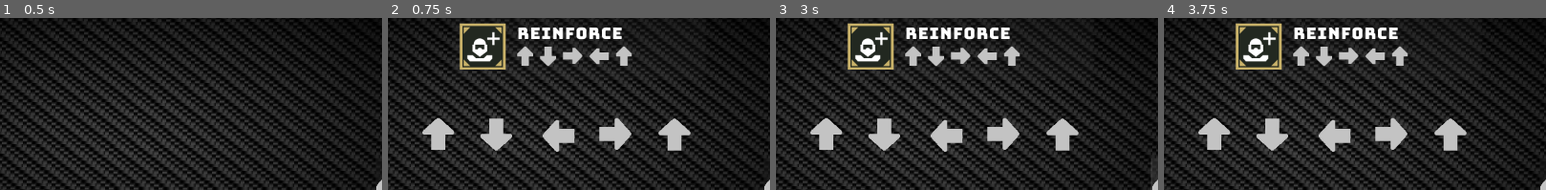
Above: before the commit, frames 1-4 (left to right).
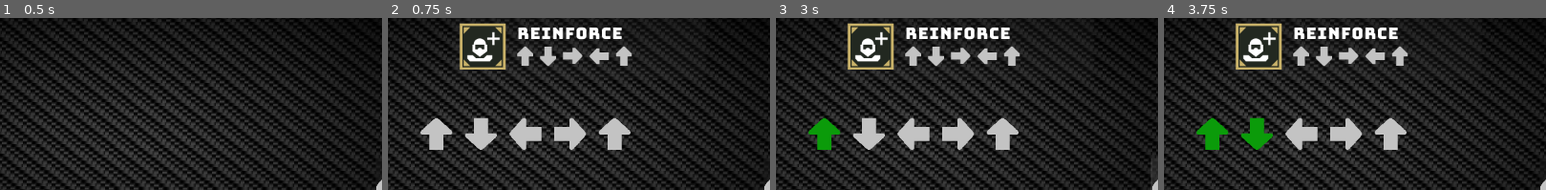
Above: after the commit, the same moments.

Repository: StephenScarlett/Stratagem-Project
Game: Godot game, scene res://MainCanvasScene.tscn
Same seed, same stepped clock (60 frames per second), same inputs: the game is played once before the commit and once after it.
Inputs (mouse positions are % of the whole screen's width and height, from its top left):
- Up to frame 1 (0.5 s): no input
- Up to frame 2 (0.75 s): click (14, 8) at 0.5 s
- Up to frame 3 (3 s): click (75, 89) at 1.25 s; click (94, 89) at 2 s; click (85, 66) at 2.75 s
- Up to frame 4 (3.75 s): click (85, 88) at 3.5 s
The pictures show only the part of the screen within x 32-82%, y 16-66%; the shares and areas given below are measured in that part.

Frame 1 is identical in both runs. In frame 2, 4.8% of the frame differs, in the area x 8-80%, y 57-78%; in frame 3, 5.5%; in frame 4, 5.7%.

Commit message:
Stratagem script update
Fixed the logic of how buttons appear and first attempt at adding colour to correct button presses.

Diff:
--- a/Stratagem Project File/MainCanvasScene.tscn
+++ b/Stratagem Project File/MainCanvasScene.tscn
@@ -87,217 +87,116 @@
 offset_right = 522.0
 offset_bottom = 118.0
 
-[node name="l1" type="TextureRect" parent="Arrows"]
-visible = false
-offset_left = -51.0
-offset_top = 163.0
-offset_right = -46.0
-offset_bottom = 168.0
-scale = Vector2(10, 10)
-texture = ExtResource("3_gh80c")
-expand_mode = 1
-
-[node name="r1" type="TextureRect" parent="Arrows"]
-visible = false
+[node name="L1" type="TextureRect" parent="Arrows"]
+visible = false
+layout_mode = 0
 offset_left = -50.0
-offset_top = 164.0
+offset_top = 163.0
 offset_right = -45.0
-offset_bottom = 169.0
-scale = Vector2(10, 10)
-texture = ExtResource("3_gh80c")
-expand_mode = 1
-flip_h = true
-
-[node name="u1" type="TextureRect" parent="Arrows"]
-visible = false
-offset_left = 3.0
-offset_top = 163.0
-offset_right = 8.0
-offset_bottom = 168.0
-rotation = 1.5708
-scale = Vector2(10, 10)
-texture = ExtResource("3_gh80c")
-expand_mode = 1
-
-[node name="d1" type="TextureRect" parent="Arrows"]
-visible = false
-offset_left = -51.0
-offset_top = 214.0
-offset_right = -46.0
-offset_bottom = 219.0
-rotation = 4.71239
-scale = Vector2(10, 10)
-texture = ExtResource("3_gh80c")
-expand_mode = 1
-
-[node name="l2" type="TextureRect" parent="Arrows"]
-visible = false
-offset_left = 45.0
-offset_top = 165.0
-offset_right = 50.0
-offset_bottom = 170.0
-scale = Vector2(10, 10)
-texture = ExtResource("3_gh80c")
-expand_mode = 1
-
-[node name="r2" type="TextureRect" parent="Arrows"]
-visible = false
-offset_left = 46.0
-offset_top = 163.0
-offset_right = 51.0
-offset_bottom = 168.0
-scale = Vector2(10, 10)
-texture = ExtResource("3_gh80c")
-expand_mode = 1
-flip_h = true
-
-[node name="u2" type="TextureRect" parent="Arrows"]
-visible = false
-offset_left = 98.0
-offset_top = 163.0
-offset_right = 103.0
-offset_bottom = 168.0
-rotation = 1.5708
-scale = Vector2(10, 10)
-texture = ExtResource("3_gh80c")
-expand_mode = 1
-
-[node name="d2" type="TextureRect" parent="Arrows"]
-visible = false
-offset_left = 44.0
-offset_top = 214.0
-offset_right = 49.0
-offset_bottom = 219.0
-rotation = 4.71239
-scale = Vector2(10, 10)
-texture = ExtResource("3_gh80c")
-expand_mode = 1
-
-[node name="l3" type="TextureRect" parent="Arrows"]
-visible = false
-offset_left = 142.0
-offset_top = 166.0
-offset_right = 147.0
-offset_bottom = 171.0
-scale = Vector2(10, 10)
-texture = ExtResource("3_gh80c")
-expand_mode = 1
-
-[node name="r3" type="TextureRect" parent="Arrows"]
-visible = false
-offset_left = 143.0
-offset_top = 165.0
-offset_right = 148.0
-offset_bottom = 170.0
-scale = Vector2(10, 10)
-texture = ExtResource("3_gh80c")
-expand_mode = 1
-flip_h = true
-
-[node name="u3" type="TextureRect" parent="Arrows"]
-visible = false
-offset_left = 193.0
-offset_top = 164.0
-offset_right = 198.0
-offset_bottom = 169.0
-rotation = 1.5708
-scale = Vector2(10, 10)
-texture = ExtResource("3_gh80c")
-expand_mode = 1
-
-[node name="d3" type="TextureRect" parent="Arrows"]
-visible = false
-offset_left = 141.0
-offset_top = 215.0
-offset_right = 146.0
-offset_bottom = 220.0
-rotation = 4.71239
-scale = Vector2(10, 10)
-texture = ExtResource("3_gh80c")
-expand_mode = 1
-
-[node name="l4" type="TextureRect" parent="Arrows"]
-visible = false
-offset_left = 231.0
-offset_top = 162.0
-offset_right = 236.0
-offset_bottom = 167.0
-scale = Vector2(10, 10)
-texture = ExtResource("3_gh80c")
-expand_mode = 1
-
-[node name="r4" type="TextureRect" parent="Arrows"]
-visible = false
-offset_left = 231.0
-offset_top = 163.0
-offset_right = 236.0
-offset_bottom = 168.0
-scale = Vector2(10, 10)
-texture = ExtResource("3_gh80c")
-expand_mode = 1
-flip_h = true
-
-[node name="u4" type="TextureRect" parent="Arrows"]
-visible = false
-offset_left = 279.0
-offset_top = 163.0
-offset_right = 284.0
-offset_bottom = 168.0
-rotation = 1.5708
-scale = Vector2(10, 10)
-texture = ExtResource("3_gh80c")
-expand_mode = 1
-
-[node name="d4" type="TextureRect" parent="Arrows"]
-visible = false
-offset_left = 229.0
-offset_top = 215.0
-offset_right = 234.0
-offset_bottom = 220.0
-rotation = 4.71239
-scale = Vector2(10, 10)
-texture = ExtResource("3_gh80c")
-expand_mode = 1
-
-[node name="l5" type="TextureRect" parent="Arrows"]
-visible = false
-offset_left = 324.0
-offset_top = 164.0
-offset_right = 329.0
-offset_bottom = 169.0
-scale = Vector2(10, 10)
-texture = ExtResource("3_gh80c")
-expand_mode = 1
-
-[node name="r5" type="TextureRect" parent="Arrows"]
-visible = false
-offset_left = 323.0
-offset_top = 165.0
-offset_right = 328.0
-offset_bottom = 170.0
-scale = Vector2(10, 10)
-texture = ExtResource("3_gh80c")
-expand_mode = 1
-flip_h = true
-
-[node name="u5" type="TextureRect" parent="Arrows"]
-visible = false
-offset_left = 374.0
-offset_top = 164.0
-offset_right = 379.0
-offset_bottom = 169.0
-rotation = 1.5708
-scale = Vector2(10, 10)
-texture = ExtResource("3_gh80c")
-expand_mode = 1
-
-[node name="d5" type="TextureRect" parent="Arrows"]
-visible = false
-offset_left = 322.0
-offset_top = 214.0
-offset_right = 327.0
-offset_bottom = 219.0
-rotation = 4.71239
+offset_bottom = 168.0
+scale = Vector2(10, 10)
+texture = ExtResource("3_gh80c")
+expand_mode = 1
+
+[node name="U1" type="TextureRect" parent="Arrows"]
+visible = false
+layout_mode = 0
+offset_top = 163.0
+offset_right = 5.0
+offset_bottom = 168.0
+rotation = 1.5708
+scale = Vector2(10, 10)
+texture = ExtResource("3_gh80c")
+expand_mode = 1
+
+[node name="L2" type="TextureRect" parent="Arrows"]
+visible = false
+layout_mode = 0
+offset_left = 20.0
+offset_top = 163.0
+offset_right = 25.0
+offset_bottom = 168.0
+scale = Vector2(10, 10)
+texture = ExtResource("3_gh80c")
+expand_mode = 1
+
+[node name="U2" type="TextureRect" parent="Arrows"]
+visible = false
+layout_mode = 0
+offset_left = 70.0
+offset_top = 163.0
+offset_right = 75.0
+offset_bottom = 168.0
+rotation = 1.5708
+scale = Vector2(10, 10)
+texture = ExtResource("3_gh80c")
+expand_mode = 1
+
+[node name="L3" type="TextureRect" parent="Arrows"]
+visible = false
+layout_mode = 0
+offset_left = 90.0
+offset_top = 163.0
+offset_right = 95.0
+offset_bottom = 168.0
+scale = Vector2(10, 10)
+texture = ExtResource("3_gh80c")
+expand_mode = 1
+
+[node name="U3" type="TextureRect" parent="Arrows"]
+visible = false
+layout_mode = 0
+offset_left = 140.0
+offset_top = 163.0
+offset_right = 145.0
+offset_bottom = 168.0
+rotation = 1.5708
+scale = Vector2(10, 10)
+texture = ExtResource("3_gh80c")
+expand_mode = 1
+
+[node name="L4" type="TextureRect" parent="Arrows"]
+visible = false
+layout_mode = 0
+offset_left = 160.0
+offset_top = 163.0
+offset_right = 165.0
+offset_bottom = 168.0
+scale = Vector2(10, 10)
+texture = ExtResource("3_gh80c")
+expand_mode = 1
+
+[node name="U4" type="TextureRect" parent="Arrows"]
+visible = false
+layout_mode = 0
+offset_left = 210.0
+offset_top = 163.0
+offset_right = 215.0
+offset_bottom = 168.0
+rotation = 1.5708
+scale = Vector2(10, 10)
+texture = ExtResource("3_gh80c")
+expand_mode = 1
+
+[node name="L5" type="TextureRect" parent="Arrows"]
+visible = false
+layout_mode = 0
+offset_left = 230.0
+offset_top = 163.0
+offset_right = 235.0
+offset_bottom = 168.0
+scale = Vector2(10, 10)
+texture = ExtResource("3_gh80c")
+expand_mode = 1
+
+[node name="U5" type="TextureRect" parent="Arrows"]
+visible = false
+layout_mode = 0
+offset_left = 280.0
+offset_top = 163.0
+offset_right = 285.0
+offset_bottom = 168.0
+rotation = 1.5708
 scale = Vector2(10, 10)
 texture = ExtResource("3_gh80c")
 expand_mode = 1
--- a/Stratagem Project File/Scripts/Stratagem.gd
+++ b/Stratagem Project File/Scripts/Stratagem.gd
@@ -11,18 +11,41 @@
 	pass
 
 func _process(_delta):
-	if inputArray.size() > 0:
-		var last_element = inputArray[inputArray.size() - 1]
-		for i in range(resultArray.size()):
-			if last_element == resultArray[i]:
-				print("Last element of Array1 matches Array2 element at index:", i)
+
+
+
 
 
 	if inputArray == resultArray:
 		print("winner")
 		inputArray.clear()
 
-
+func check_for_successfull_input():
+	if inputArray.size() > 0:
+		var last_element = inputArray[inputArray.size() - 1]
+		for i in range(inputArray.size()):
+			var selectedStratagemPanel = $"../Arrows"
+			if last_element == resultArray[i]:
+				if last_element == "Left":
+					var arrow_node_name = "L" + str(i + 1)
+					var arrow_node = selectedStratagemPanel.get_node(arrow_node_name)
+					if arrow_node:
+						arrow_node.modulate = Color("0fca0d")
+				elif last_element == "Right":
+					var arrow_node_name = "L" + str(i + 1)
+					var arrow_node = selectedStratagemPanel.get_node(arrow_node_name)
+					if arrow_node:
+						arrow_node.modulate = Color("0fca0d")
+				elif last_element == "Up":
+					var arrow_node_name = "U" + str(i + 1)
+					var arrow_node = selectedStratagemPanel.get_node(arrow_node_name)
+					if arrow_node:
+						arrow_node.modulate = Color("0fca0d")
+				elif last_element == "Down":
+					var arrow_node_name = "U" + str(i + 1)
+					var arrow_node = selectedStratagemPanel.get_node(arrow_node_name)
+					if arrow_node:
+						arrow_node.modulate = Color("0fca0d")
 
 func stratagem_resupply():
 	$"../SelectedStratagemPanel/Stratagem Texture".texture = load(resu)
@@ -40,24 +63,26 @@
 
 	for i in range(resultArray.size()):
 		if resultArray[i] == "Left":
-			var arrow_node_name = "l" + str(i + 1)
+			var arrow_node_name = "L" + str(i + 1)
 			var arrow_node = selectedStratagemPanel.get_node(arrow_node_name)
 			if arrow_node:
 				arrow_node.visible = true
 		elif resultArray[i] == "Right":
-			var arrow_node_name = "r" + str(i + 1)
+			var arrow_node_name = "L" + str(i + 1)
 			var arrow_node = selectedStratagemPanel.get_node(arrow_node_name)
 			if arrow_node:
+				arrow_node.flip_h = true
 				arrow_node.visible = true
 		elif resultArray[i] == "Up":
-			var arrow_node_name = "u" + str(i + 1)
+			var arrow_node_name = "U" + str(i + 1)
 			var arrow_node = selectedStratagemPanel.get_node(arrow_node_name)
 			if arrow_node:
 				arrow_node.visible = true
 		elif resultArray[i] == "Down":
-			var arrow_node_name = "d" + str(i + 1)
+			var arrow_node_name = "U" + str(i + 1)
 			var arrow_node = selectedStratagemPanel.get_node(arrow_node_name)
 			if arrow_node:
+				arrow_node.flip_h = true
 				arrow_node.visible = true
 
 
@@ -121,16 +146,17 @@
 
 func _on_left_pressed():
 	inputArray.push_back("Left")
+	check_for_successfull_input()
 
 
 func _on_right_pressed():
 	inputArray.push_back("Right")
-	print(inputArray)
+	check_for_successfull_input()
 
 func _on_up_pressed():
 	inputArray.push_back("Up")
-	print(inputArray)
+	check_for_successfull_input()
 
 func _on_down_pressed():
 	inputArray.push_back("Down")
-	print(inputArray)
+	check_for_successfull_input()
